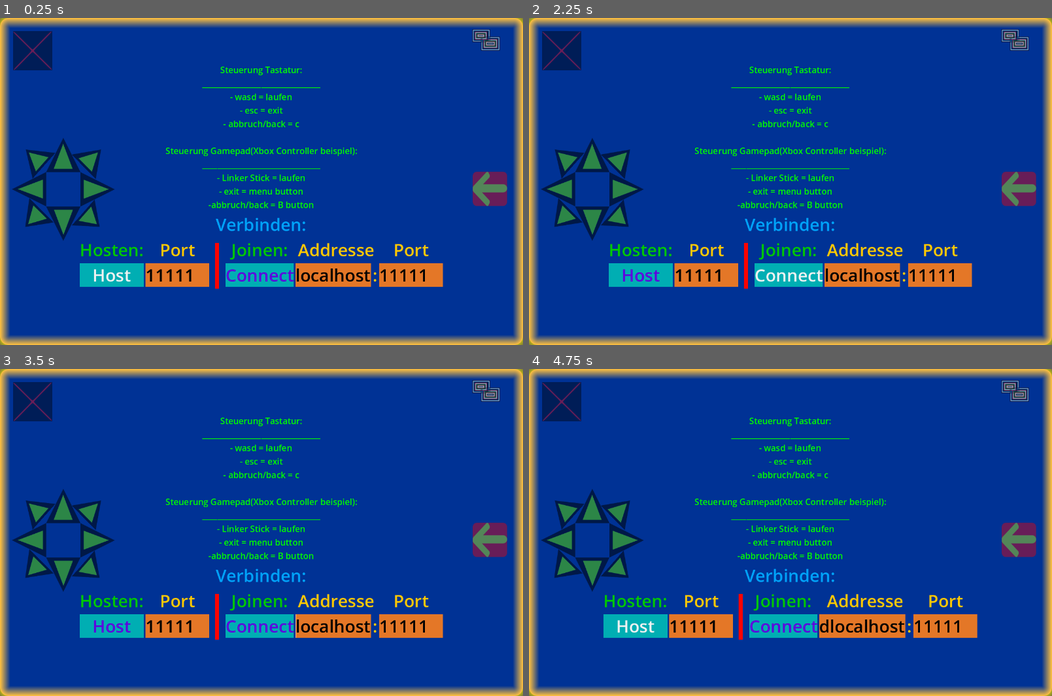
Above: before the commit, frames 1-4 (two rows, left to right).
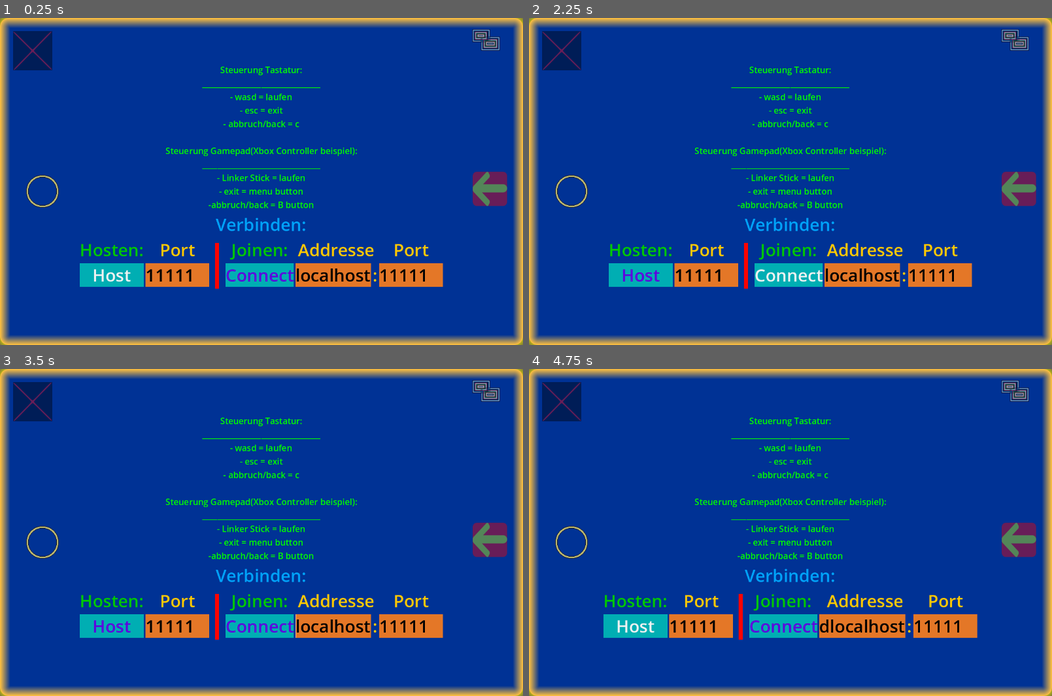
Above: after the commit, the same moments.

Repository: NIK-98/Paint_The_Ground
Game: Godot game, scene res://sceens/main.tscn
Two runs of this game, one before a commit and one after it. Both use one fixed random seed, a clock stepped at 60 frames per second and the inputs below.
Inputs (mouse positions are in pixels of both pictures, inside the frame that each line leads up to):
- Up to frame 1 (0.25 s): no input
- Up to frame 2 (2.25 s): move the mouse to (905, 165) at 0.52 s; hold D (right) 0.53-1.25 s; hold Tab (Info) 0.53-1.25 s; click (905, 165) at 0.67 s; click "Host" at 1.25 s; click "Connect" at 2 s
- Up to frame 3 (3.5 s): move the mouse to (156, 548) at 2.77 s; hold S (down) from 2.78 s (still down); tap Tab (Info) at 2.85 s; click (156, 548) at 2.92 s
- Up to frame 4 (4.75 s): tap Enter at 3.5 s; move the mouse to (842, 460) at 3.52 s; release S (down) at 3.53 s; hold D (right) 3.53-4.28 s; hold Tab (Info) 3.53-4.28 s; click (842, 460) at 3.67 s; tap Space at 4.25 s; move the mouse to (764, 597) at 4.27 s; hold W (up) from 4.28 s (still down); tap Tab (Info) at 4.35 s; click (764, 597) at 4.42 s

The runs differ from the first frame. In frame 1, 2.5% of the frame differs, in the area x 2-22%, y 36-68%; in frame 2, 2.5%; in frame 3, 2.5%; in frame 4, 2.5%.

Commit message:
steuerung fürs handy angepasst

Diff:
--- /dev/null
+++ b/sceens/joy.tscn
@@ -0,0 +1,17 @@
+[gd_scene load_steps=4 format=3 uid="uid://c8nb1u01xg65s"]
+
+[ext_resource type="Texture2D" uid="uid://b5pfu1bkgxei6" path="res://assets/controll/joy.png" id="1_xhhrx"]
+[ext_resource type="Script" path="res://scripts/joy.gd" id="2_463r8"]
+[ext_resource type="Texture2D" uid="uid://d22wtuyivljcq" path="res://assets/controll/joydot.png" id="3_vt4s1"]
+
+[node name="joy" type="TouchScreenButton"]
+position = Vector2(160, 537.143)
+scale = Vector2(1.78572, 1.78571)
+texture_normal = ExtResource("1_xhhrx")
+visibility_mode = 1
+script = ExtResource("2_463r8")
+
+[node name="Joy" type="Sprite2D" parent="."]
+position = Vector2(32, 32)
+scale = Vector2(1.6, 1.6)
+texture = ExtResource("3_vt4s1")
--- a/sceens/main.tscn
+++ b/sceens/main.tscn
@@ -6,6 +6,7 @@
 [ext_resource type="Texture2D" uid="uid://mawrrovi0n0b" path="res://assets/controll/down.png" id="4_7tmhu"]
 [ext_resource type="Texture2D" uid="uid://xwbas18gvier" path="res://assets/controll/right.png" id="5_6bpj2"]
 [ext_resource type="Texture2D" uid="uid://bhkeqdlgelvn1" path="res://assets/controll/left.png" id="6_7t78o"]
+[ext_resource type="PackedScene" uid="uid://c8nb1u01xg65s" path="res://sceens/joy.tscn" id="6_oe035"]
 [ext_resource type="Texture2D" uid="uid://b66h85qrle3os" path="res://assets/controll/exit.png" id="7_dpqrl"]
 [ext_resource type="Texture2D" uid="uid://dcv3sqwpfh0ga" path="res://assets/controll/back.png" id="8_40dan"]
 [ext_resource type="Texture2D" uid="uid://cib66xypuplv1" path="res://assets/controll/Tap.png" id="9_jd08x"]
@@ -260,69 +261,29 @@
 scale = Vector2(0.7, 0.7)
 transform = Transform2D(0.7, 0, 0, 0.7, 0, 0)
 
-[node name="Up" type="TouchScreenButton" parent="CanvasLayer"]
-modulate = Color(1, 1, 1, 0.521569)
-position = Vector2(161.429, 418.572)
-texture_normal = ExtResource("3_f5dh7")
-passby_press = true
-visibility_mode = 1
-
-[node name="UpLeft" type="TouchScreenButton" parent="CanvasLayer"]
-modulate = Color(1, 1, 1, 0.521569)
-position = Vector2(50.1761, 504.437)
-rotation = -0.844268
-scale = Vector2(1, 0.711362)
-texture_normal = ExtResource("3_f5dh7")
-passby_press = true
-visibility_mode = 1
-
-[node name="UpRight" type="TouchScreenButton" parent="CanvasLayer"]
-modulate = Color(1, 1, 1, 0.521569)
-position = Vector2(311.425, 416.891)
-rotation = 0.79068
-scale = Vector2(1, 0.715254)
-texture_normal = ExtResource("3_f5dh7")
-passby_press = true
-visibility_mode = 1
-
-[node name="Down" type="TouchScreenButton" parent="CanvasLayer"]
-modulate = Color(1, 1, 1, 0.521569)
-position = Vector2(161.429, 658.571)
-texture_normal = ExtResource("4_7tmhu")
-passby_press = true
-visibility_mode = 1
-
-[node name="DownLeft" type="TouchScreenButton" parent="CanvasLayer"]
-modulate = Color(1, 1, 1, 0.521569)
-position = Vector2(102.857, 630)
-rotation = 0.779095
-scale = Vector2(1, 0.680232)
-texture_normal = ExtResource("4_7tmhu")
-passby_press = true
-visibility_mode = 1
-
-[node name="DownRight" type="TouchScreenButton" parent="CanvasLayer"]
-modulate = Color(1, 1, 1, 0.521569)
-position = Vector2(251.429, 724.286)
-rotation = -0.848883
-scale = Vector2(1, 0.637167)
-texture_normal = ExtResource("4_7tmhu")
-passby_press = true
-visibility_mode = 1
-
-[node name="Right" type="TouchScreenButton" parent="CanvasLayer"]
-modulate = Color(1, 1, 1, 0.521569)
-position = Vector2(281.429, 538.572)
-texture_normal = ExtResource("5_6bpj2")
-passby_press = true
-visibility_mode = 1
-
-[node name="Left" type="TouchScreenButton" parent="CanvasLayer"]
-modulate = Color(1, 1, 1, 0.521569)
-position = Vector2(41.4286, 538.572)
-texture_normal = ExtResource("6_7t78o")
-passby_press = true
-visibility_mode = 1
+[node name="Up" type="Sprite2D" parent="CanvasLayer"]
+modulate = Color(1, 1, 1, 0.415686)
+position = Vector2(148.571, 514.286)
+scale = Vector2(1, 0.5)
+texture = ExtResource("3_f5dh7")
+
+[node name="Down" type="Sprite2D" parent="CanvasLayer"]
+modulate = Color(1, 1, 1, 0.415686)
+position = Vector2(147.143, 698.572)
+scale = Vector2(1, 0.5)
+texture = ExtResource("4_7tmhu")
+
+[node name="Right" type="Sprite2D" parent="CanvasLayer"]
+modulate = Color(1, 1, 1, 0.415686)
+position = Vector2(241.429, 605.714)
+scale = Vector2(0.5, 1)
+texture = ExtResource("5_6bpj2")
+
+[node name="Left" type="Sprite2D" parent="CanvasLayer"]
+modulate = Color(1, 1, 1, 0.415686)
+position = Vector2(55.7143, 605.714)
+scale = Vector2(0.5, 1)
+texture = ExtResource("6_7t78o")
 
 [node name="Leave" type="TouchScreenButton" parent="CanvasLayer"]
 modulate = Color(1, 1, 1, 0.415686)
@@ -347,24 +308,12 @@
 passby_press = true
 visibility_mode = 1
 
+[node name="joy" parent="CanvasLayer" instance=ExtResource("6_oe035")]
+modulate = Color(1, 1, 1, 0.788235)
+position = Vector2(91.4286, 548.571)
+
 [connection signal="pressed" from="UI/Panel/CenterContainer/Net/Options/Option1/o1/Host" to="." method="_on_host_pressed"]
 [connection signal="pressed" from="UI/Panel/CenterContainer/Net/Options/Option2/o2/Connect" to="." method="_on_connect_pressed"]
-[connection signal="pressed" from="CanvasLayer/Up" to="." method="_on_up_pressed"]
-[connection signal="released" from="CanvasLayer/Up" to="." method="_on_up_released"]
-[connection signal="pressed" from="CanvasLayer/UpLeft" to="." method="_on_up_left_pressed"]
-[connection signal="released" from="CanvasLayer/UpLeft" to="." method="_on_up_left_released"]
-[connection signal="pressed" from="CanvasLayer/UpRight" to="." method="_on_up_right_pressed"]
-[connection signal="released" from="CanvasLayer/UpRight" to="." method="_on_up_right_released"]
-[connection signal="pressed" from="CanvasLayer/Down" to="." method="_on_down_pressed"]
-[connection signal="released" from="CanvasLayer/Down" to="." method="_on_down_released"]
-[connection signal="pressed" from="CanvasLayer/DownLeft" to="." method="_on_down_left_pressed"]
-[connection signal="released" from="CanvasLayer/DownLeft" to="." method="_on_down_left_released"]
-[connection signal="pressed" from="CanvasLayer/DownRight" to="." method="_on_down_right_pressed"]
-[connection signal="released" from="CanvasLayer/DownRight" to="." method="_on_down_right_released"]
-[connection signal="pressed" from="CanvasLayer/Right" to="." method="_on_right_pressed"]
-[connection signal="released" from="CanvasLayer/Right" to="." method="_on_right_released"]
-[connection signal="pressed" from="CanvasLayer/Left" to="." method="_on_left_pressed"]
-[connection signal="released" from="CanvasLayer/Left" to="." method="_on_left_released"]
 [connection signal="pressed" from="CanvasLayer/Leave" to="." method="_on_leave_pressed"]
 [connection signal="pressed" from="CanvasLayer/Back" to="." method="_on_back_pressed"]
 [connection signal="pressed" from="CanvasLayer/Tap" to="." method="_on_tap_pressed"]
--- a/scripts/PlayerInput.gd
+++ b/scripts/PlayerInput.gd
@@ -9,7 +9,10 @@
 
 func _physics_process(_delta):
 	if is_multiplayer_authority():
-		move = Input.get_vector("left","right","up","down")
+		if OS.get_name() == "Android" or OS.get_name() == "iOS":
+			move = get_parent().get_parent().get_parent().get_parent().get_parent().get_node("CanvasLayer/joy").get_joystick_dir()
+		else:
+			move = Input.get_vector("left","right","up","down")
 		aktueller_spieler = true
 	else:
 		aktueller_spieler = false
--- /dev/null
+++ b/scripts/joy.gd
@@ -0,0 +1,47 @@
+extends TouchScreenButton
+
+@onready var joystick = $Joy
+@onready var up = $"../Up"
+@onready var down = $"../Down"
+@onready var right = $"../Right"
+@onready var left = $"../Left"
+
+
+@export var maxLength = 50
+
+var stick_center: Vector2 = texture_normal.get_size() / 2
+
+var is_touch: bool = false
+
+func _ready():
+	if OS.get_name() == "Android" or OS.get_name() == "iOS":
+		joystick.visible = true
+		up.visible = true
+		down.visible = true
+		right.visible = true
+		left.visible = true
+	else:
+		joystick.visible = false
+		up.visible = false
+		down.visible = false
+		right.visible = false
+		left.visible = false
+	set_process(false)
+
+
+func _input(event):
+	if event is InputEventScreenTouch:
+		if event.pressed:
+			set_process(true)
+		elif not event.pressed:
+			set_process(false)
+			joystick.position = stick_center
+
+
+func _process(_delta):
+	joystick.global_position = get_global_mouse_position()
+	joystick.position = stick_center + (joystick.position - stick_center).limit_length(maxLength)
+
+func get_joystick_dir() -> Vector2:
+	var dir = joystick.position - stick_center
+	return dir.normalized()
--- a/scripts/main.gd
+++ b/scripts/main.gd
@@ -106,41 +106,6 @@
 	level.add_child(scene.instantiate())
 
 
-
-func _on_up_pressed():
-	Input.action_press("up")
-
-
-func _on_down_pressed():
-	Input.action_press("down")
-
-
-func _on_right_pressed():
-	Input.action_press("right")
-
-
-func _on_left_pressed():
-	Input.action_press("left")
-
-
-
-func _on_left_released():
-	Input.action_release("left")
-
-
-func _on_right_released():
-	Input.action_release("right")
-
-
-func _on_down_released():
-	Input.action_release("down")
-
-
-func _on_up_released():
-	Input.action_release("up")
-
-
-
 func _on_leave_pressed():
 	Input.action_press("exit")
 	Input.action_release("exit")
@@ -158,43 +123,3 @@
 
 func _on_tap_released():
 	Input.action_release("Info")
-
-
-func _on_up_left_pressed():
-	Input.action_press("up")
-	Input.action_press("left")
-
-
-func _on_up_left_released():
-	Input.action_release("up")
-	Input.action_release("left")
-
-
-func _on_up_right_pressed():
-	Input.action_press("up")
-	Input.action_press("right")
-
-
-func _on_up_right_released():
-	Input.action_release("up")
-	Input.action_release("right")
-
-
-func _on_down_left_pressed():
-	Input.action_press("down")
-	Input.action_press("left")
-
-
-func _on_down_left_released():
-	Input.action_release("down")
-	Input.action_release("left")
-
-
-func _on_down_right_pressed():
-	Input.action_press("down")
-	Input.action_press("right")
-
-
-func _on_down_right_released():
-	Input.action_release("down")
-	Input.action_release("right")
Binary file added: assets/controll/joy.png
Not shown, added: assets/controll/joy.png.import
Binary file added: assets/controll/joydot.png
Not shown, added: assets/controll/joydot.png.import
Not shown: 1 places in sceens/main.tscn that only renumber resources
Not shown, added: assets/controll/joy.pyxel
Not shown, added: assets/controll/joydot.pyxel
